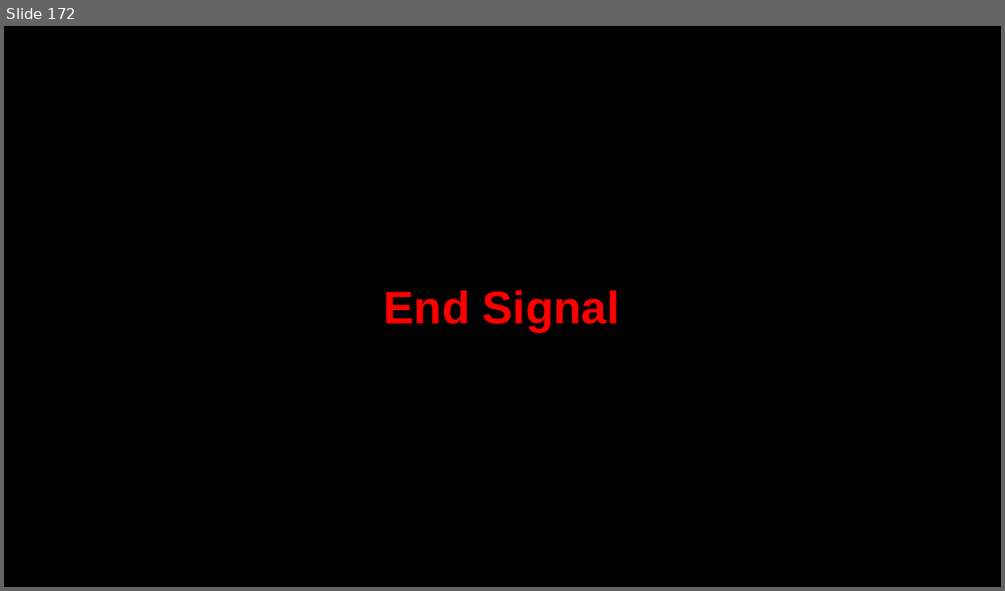
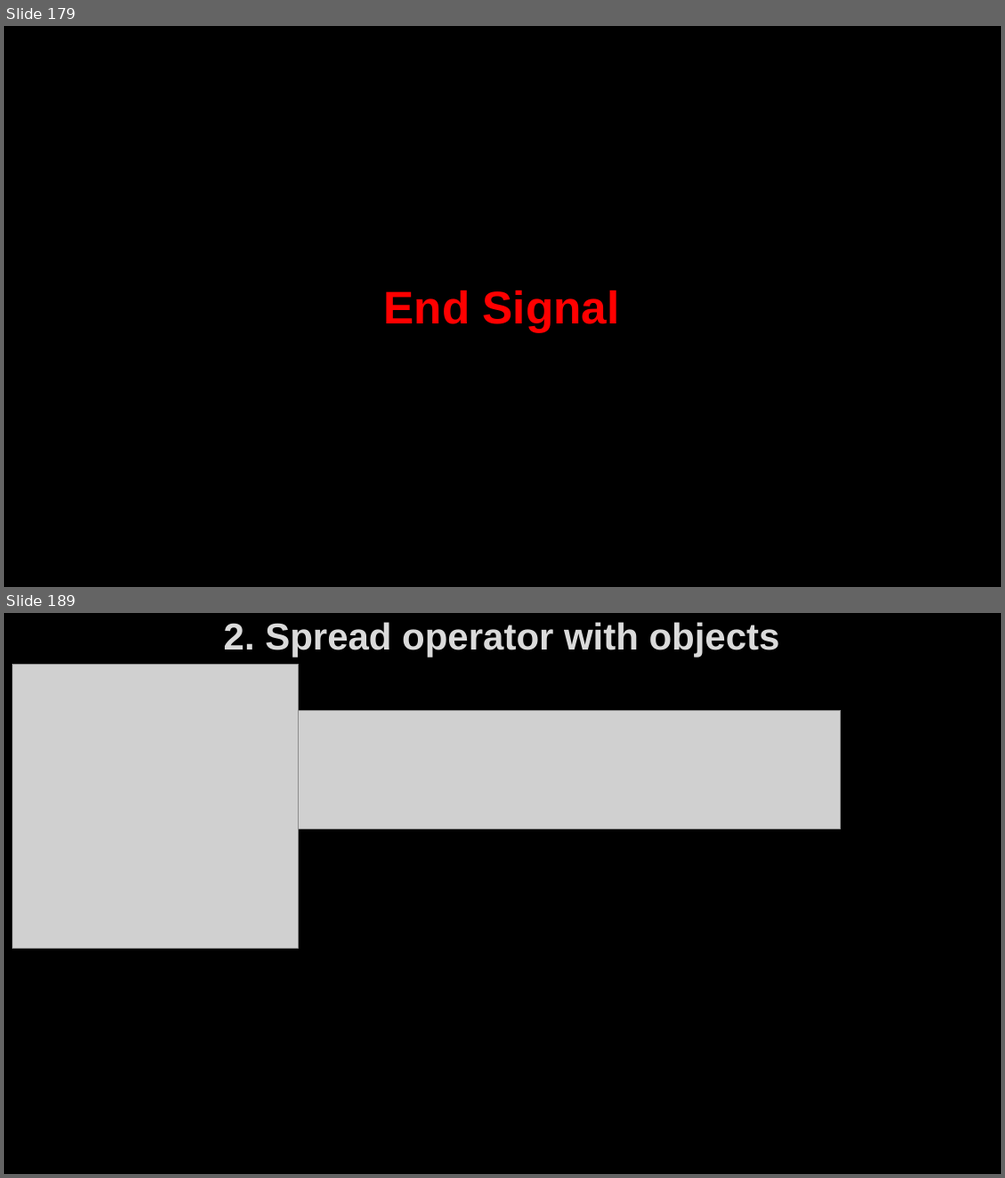
Before and after one commit to AhmedMohamedSamir1/Summary, a slide deck: Angular & type script/Angular.pptx. Shown one above the other, each under a label of ours: slide 172 before the commit, slides 179 and 189 after it; the slides between them are not shown. The pictures are 1005x591 and 1005x1178 pixels, drawn with LibreOffice and Linux fonts; fonts in the diff are those of the drawing; grey boxes stand for pictures; background and template pictures are left out. Boxes give left, top, right and bottom in pixels: in the first picture for what was removed or moved away, otherwise in the second. Text is boxed around its words. In the diff, an @@ line names an element or a change of style, - is before the commit and + after.

```diff
--- a/Angular & type script/Angular.pptx
+++ b/Angular & type script/Angular.pptx
@@ slide 189 added at (4,613,1001,1174), background picture (left out) @@
@@ title added at (224,622,780,657), 36 pt, text #DADADA, bold @@
+2. Spread operator with objects
@@ picture added at (13,665,299,948) @@
@@ picture added at (299,710,841,828) @@
@@ what was slide 172 is now slide 179 @@
```
Also in this commit, not shown: 7 slides changed, 24 other slides added, 7 other files.
